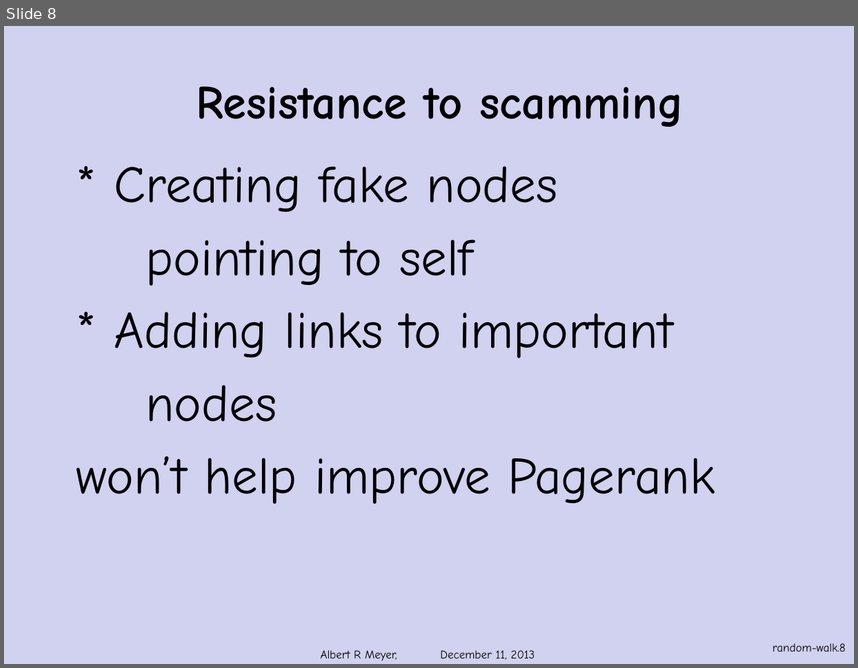
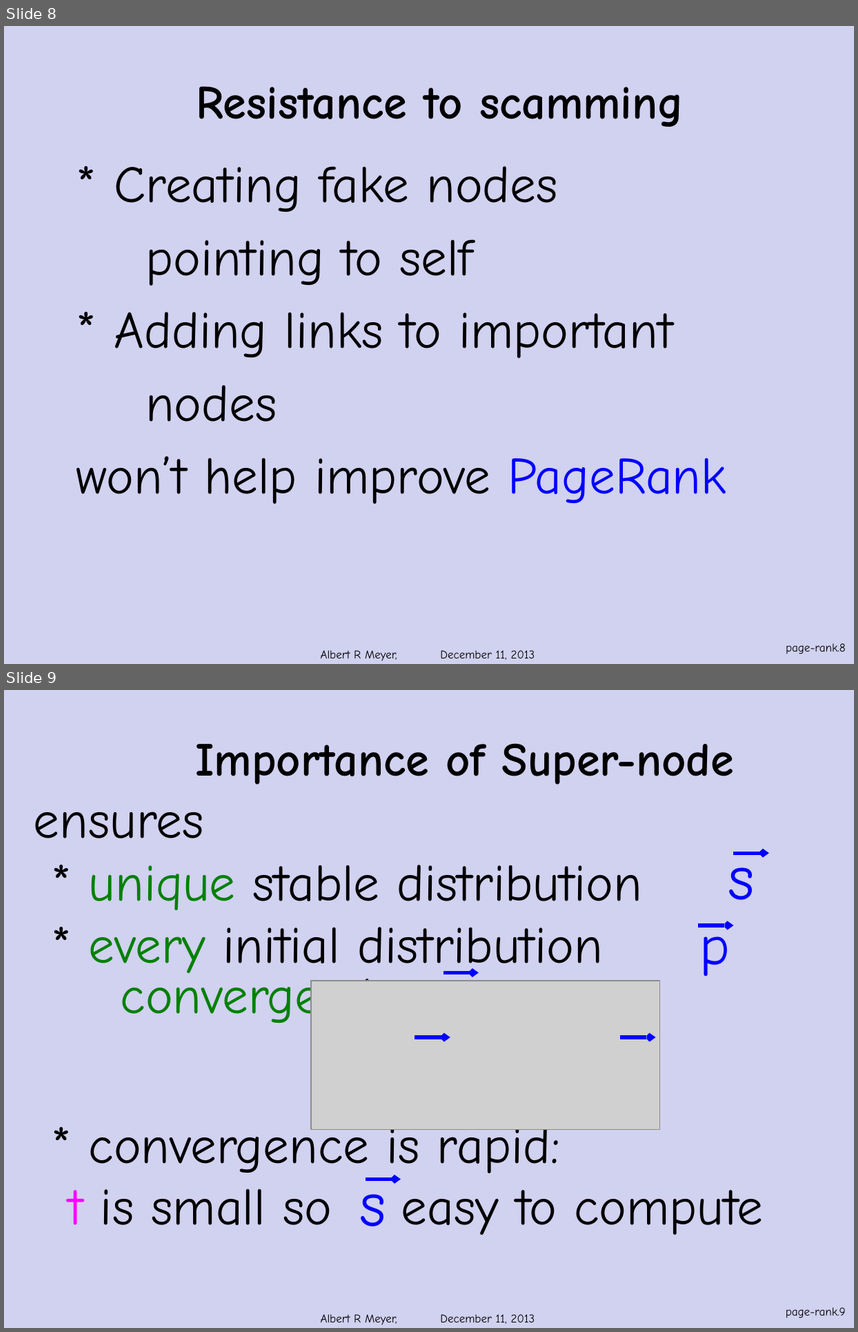
Before and after one commit to armeyer/mcs_web, a slide deck: fall13/slidesF13/page-rank.pptx. Shown one above the other, each under a label of ours: slide 8 before the commit, slides 8 and 9 after it. The pictures are 858x668 and 858x1332 pixels, drawn with LibreOffice and Linux fonts; fonts in the diff are those of the drawing; grey boxes stand for pictures; background and template pictures are left out. Boxes give left, top, right and bottom in pixels: in the first picture for what was removed or moved away, otherwise in the second. Text is boxed around its words. In the diff, an @@ line names an element or a change of style, - is before the commit and + after.

Commit message:
edit random-walks, stationary-distribution, page-rank.pptx

```diff
--- a/fall13/slidesF13/page-rank.pptx
+++ b/fall13/slidesF13/page-rank.pptx
@@ slide 9 added at (4,690,854,1328), background #D1D1F0 @@
@@ title added at (195,743,735,785), 40 pt, text #000000, bold @@
+Importance of Super-node
@@ text added at (34,811,764,1234), 44 pt, text #000000 @@
+ensures
+* unique stable distribution
+* every initial distribution
+converges to
+* convergence is rapid:
+t is small so easy to compute
@@ text added at (728,851,754,900), 54 pt, text #0000FF @@
+s
@@ arrow added from (733, 854) to (769, 854), #0000FF 3 pt @@
@@ arrow added from (699, 925) to (733, 925), #0000FF 3 pt @@
@@ text added at (700,920,730,976), 48 pt, text #0000FF @@
+p
@@ text added at (437,971,464,1039), 54 pt, text #0000FF @@
+s
@@ arrow added from (444, 972) to (478, 972), #0000FF 3 pt @@
@@ picture added at (311,980,660,1130) @@
@@ arrow added from (415, 1037) to (450, 1037), #0000FF 3 pt @@
@@ arrow added from (620, 1037) to (656, 1037), #0000FF 3 pt @@
@@ text added at (359,1177,386,1226), 54 pt, text #0000FF @@
+s
@@ arrow added from (366, 1179) to (401, 1179), #0000FF 3 pt @@
@@ page number added at (786,1307,846,1318), 10 pt, text #000000 @@
+page-rank.9
@@ text added at (321,1314,535,1325), 10 pt, text #000000 @@
+Albert R Meyer, December 11, 2013
@@ slide 8 changed as well @@
@@ text at (76,456,726,503): text changed @@
-won’t help improve Pagerank
+won’t help improve PageRank
@@ page number at (786,643,846,654): text changed @@
-random-walk.8
+page-rank.8
```
Also in this commit, not shown: 7 other slides changed, 1 other slide added, 2 other files.
